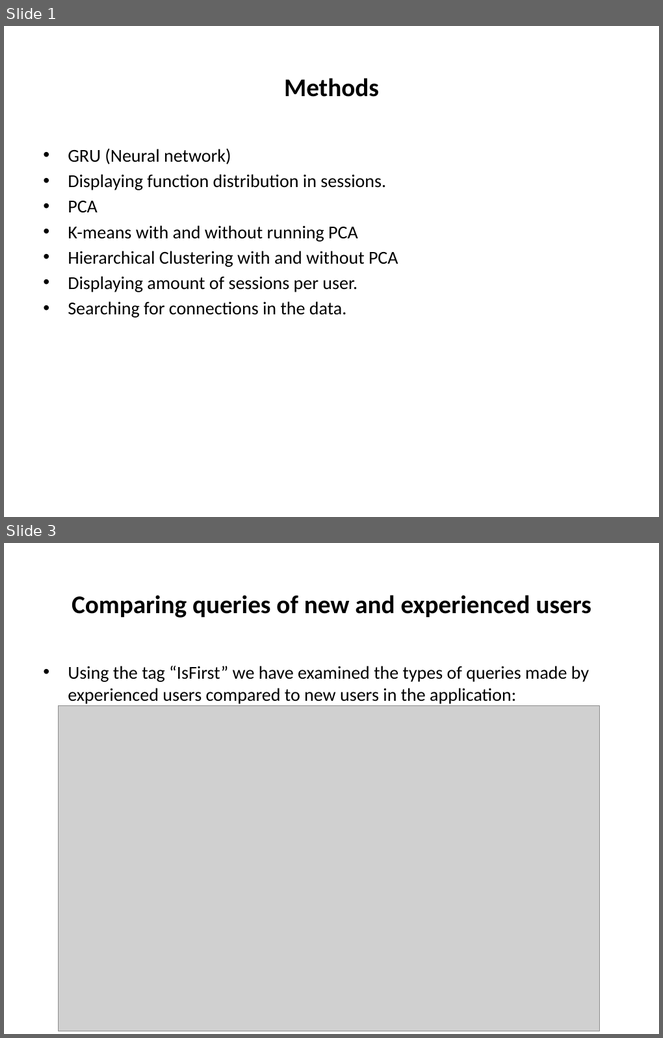
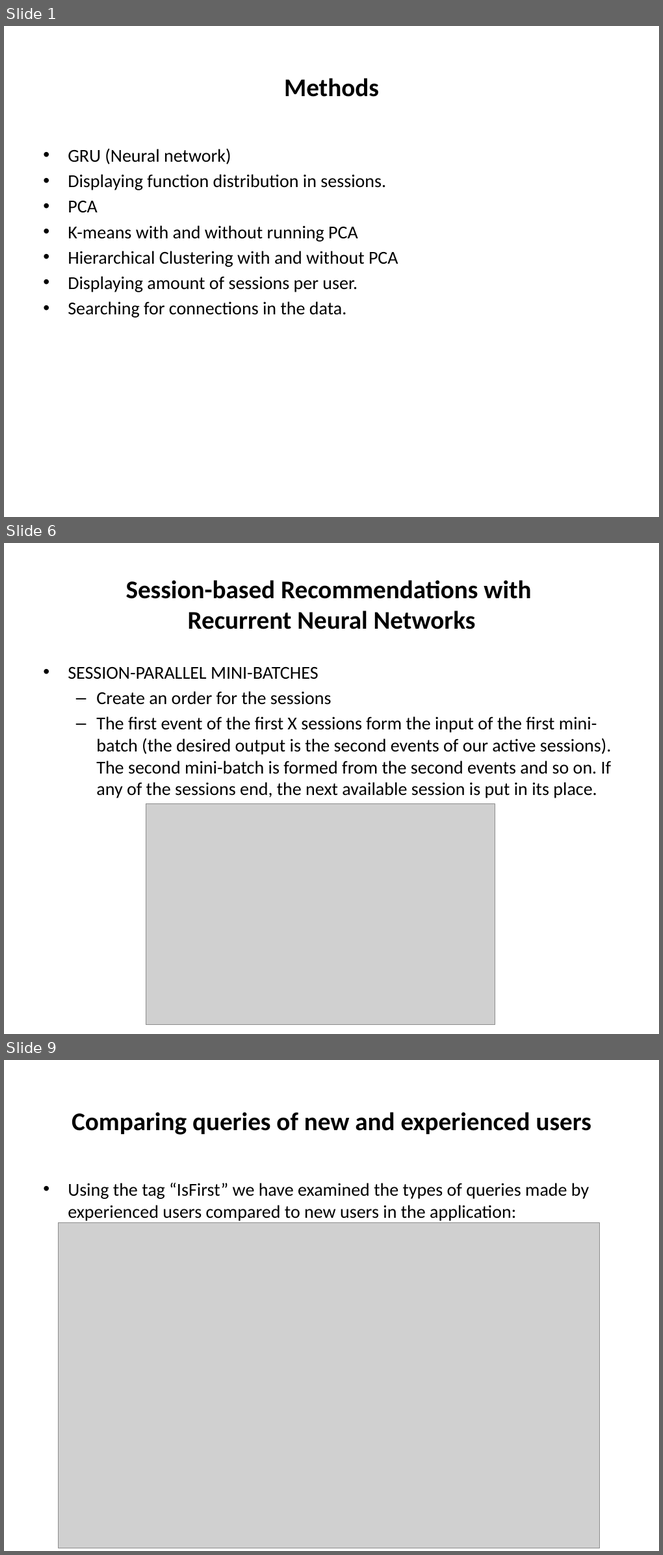
Before and after one commit to royee17/DS_Workshop, a slide deck: Methods.pptx. Shown one above the other, each under a label of ours: slides 1 and 3 before the commit, slides 1, 6 and 9 after it; the slides between them are not shown. The pictures are 663x1038 and 663x1555 pixels, drawn with LibreOffice and Linux fonts; fonts in the diff are those of the drawing; grey boxes stand for pictures. Boxes give left, top, right and bottom in pixels: in the first picture for what was removed or moved away, otherwise in the second. Text is boxed around its words. In the diff, an @@ line names an element or a change of style, - is before the commit and + after.

```diff
--- a/Methods.pptx
+++ b/Methods.pptx
@@ slide 6 added at (x1=4, y1=543, x2=659, y2=1034), background #FFFFFF @@
@@ title added at (x1=126, y1=580, x2=531, y2=629), 28 pt, text #000000, bold @@
+Session-based Recommendations with
+Recurrent Neural Networks
@@ text added at (x1=68, y1=667, x2=612, y2=798), 20 pt, text #000000 @@
+• SESSION-PARALLEL MINI-BATCHES
+  – Create an order for the sessions
+  – The first event of the first X sessions form the input of the first mini-batch (the desired output is the second events of our active sessions). The second mini-batch is formed from the second events and so on. If any of the sessions end, the next available session is put in its place.
@@ picture added at (x1=146, y1=804, x2=495, y2=1025) @@
@@ what was slide 3 is now slide 9 @@
```
Also in this commit, not shown: 3 slides changed, 7 other slides added.
